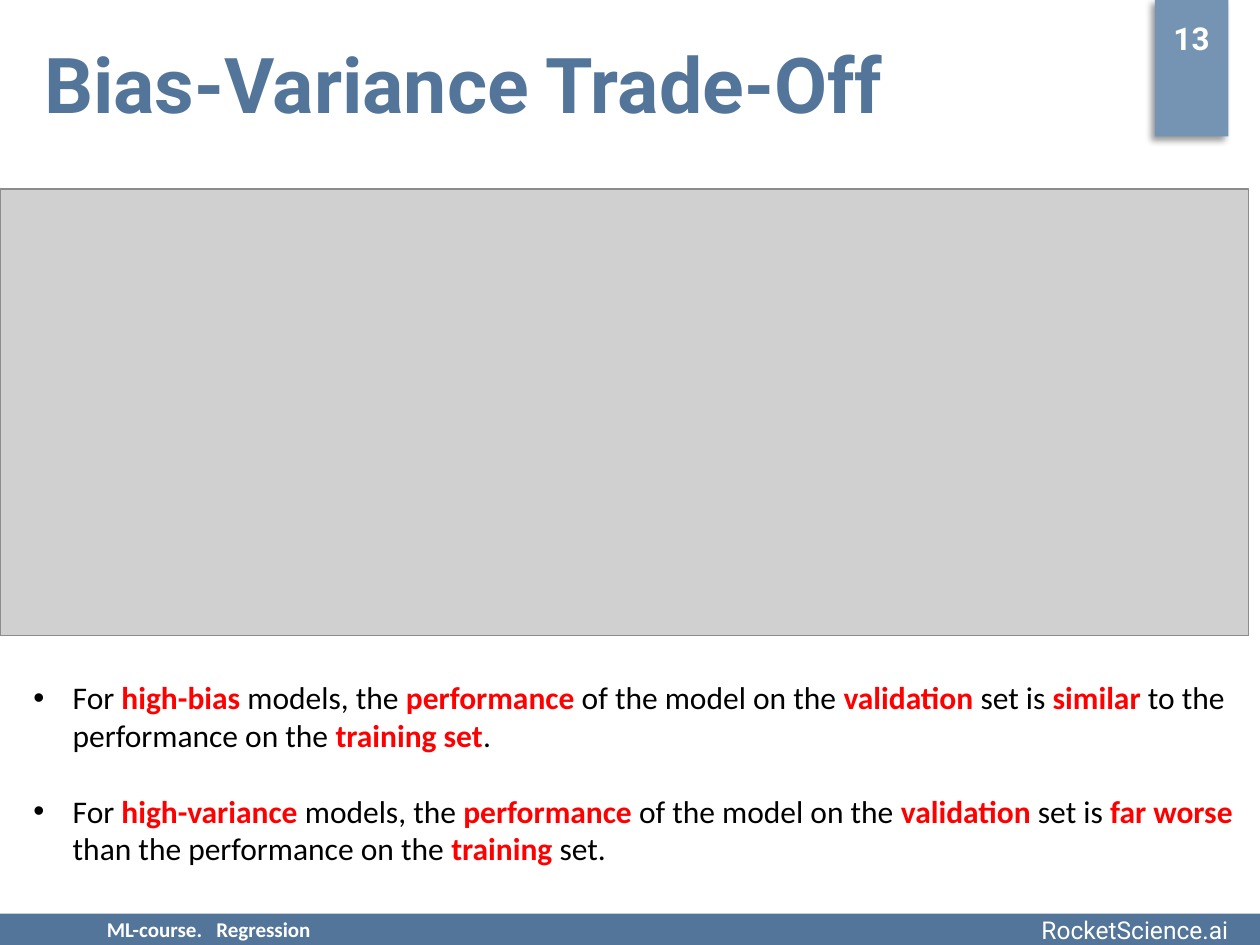
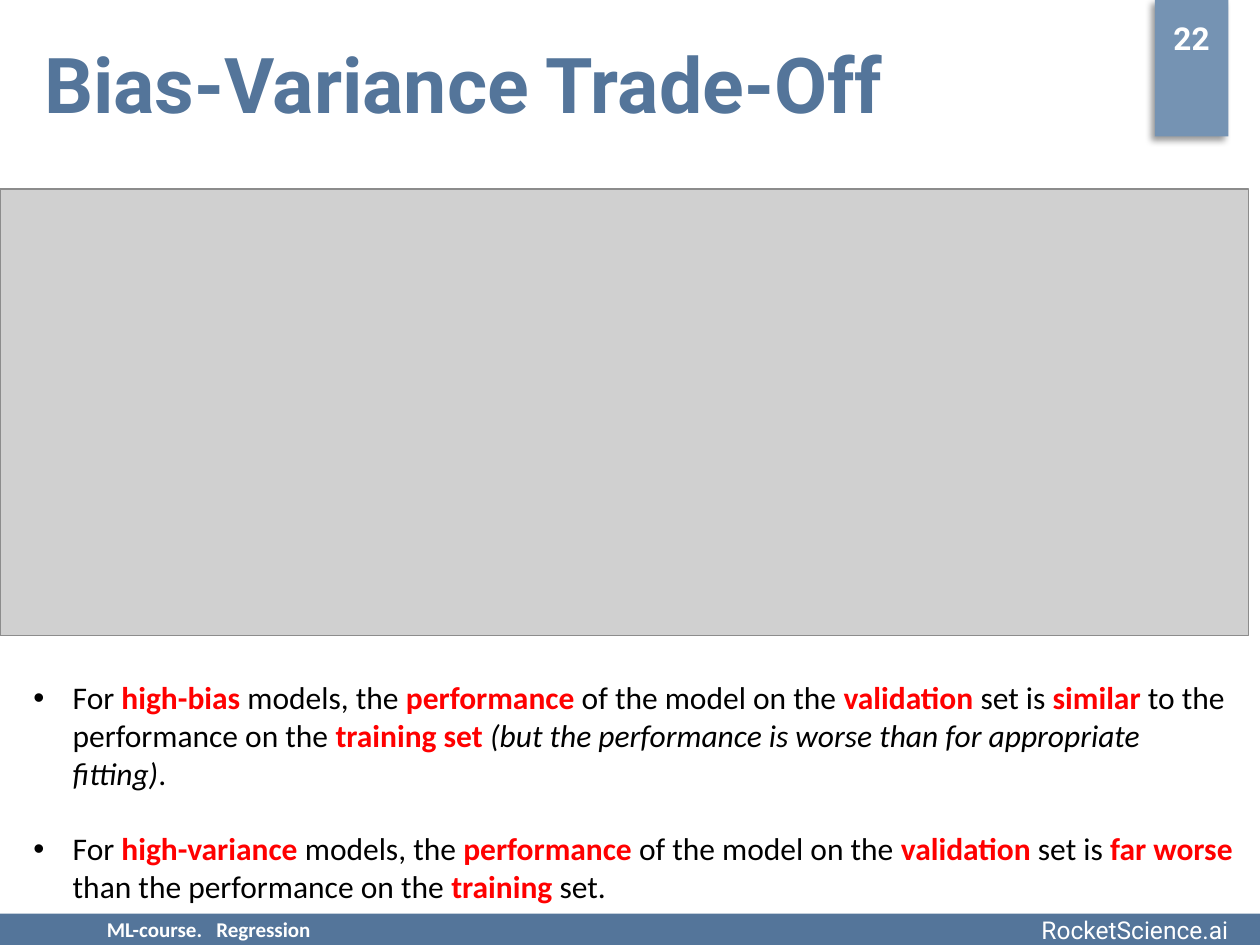
Before and after one commit to rjaffk/tensorby, a slide deck: slide 22 of lecture_regression/presentation/lecture_regression.pptx (slide 13 before the commit). Drawn at 1260x945 pixels with LibreOffice and Linux fonts; fonts in the diff are those of the drawing; grey boxes stand for pictures; background and template pictures are left out. Boxes give left, top, right and bottom in pixels: in the first picture for what was removed or moved away, otherwise in the second. Text is boxed around its words. In the diff, an @@ line names an element or a change of style, - is before the commit and + after.

```diff
--- a/lecture_regression/presentation/lecture_regression.pptx
+++ b/lecture_regression/presentation/lecture_regression.pptx
@@ page number at bbox=[1173, 27, 1209, 50]: text changed @@
-13
+22
@@ text at bbox=[73, 687, 1225, 791]: text changed @@
-• For high-bias models, the performance of the model on the validation set is similar to the performance on the training set.
+• For high-bias models, the performance of the model on the validation set is similar to the performance on the training set (but the performance is worse than for appropriate fitting).
```
Also in this commit, not shown: 15 other slides changed, 1 other file.
